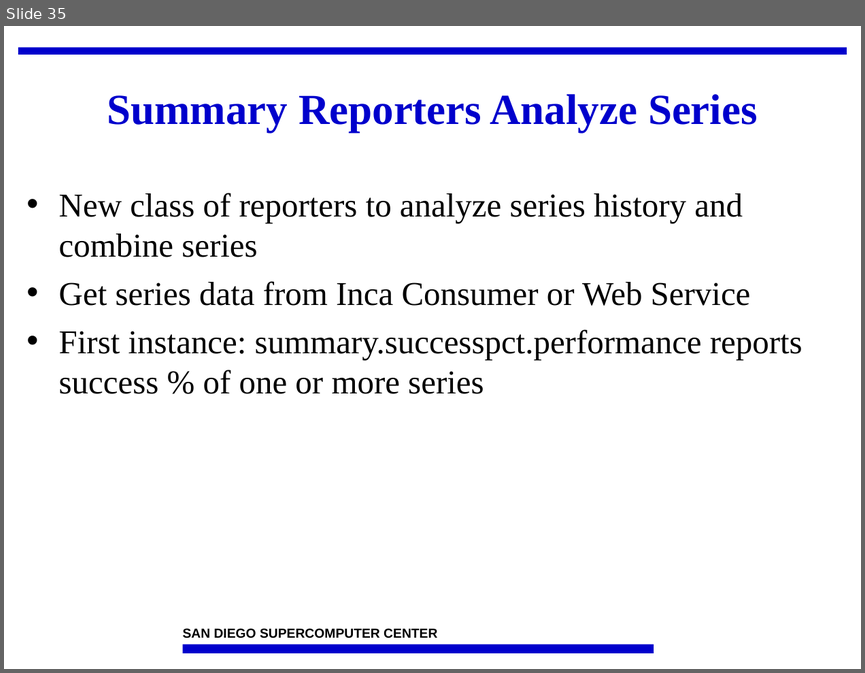
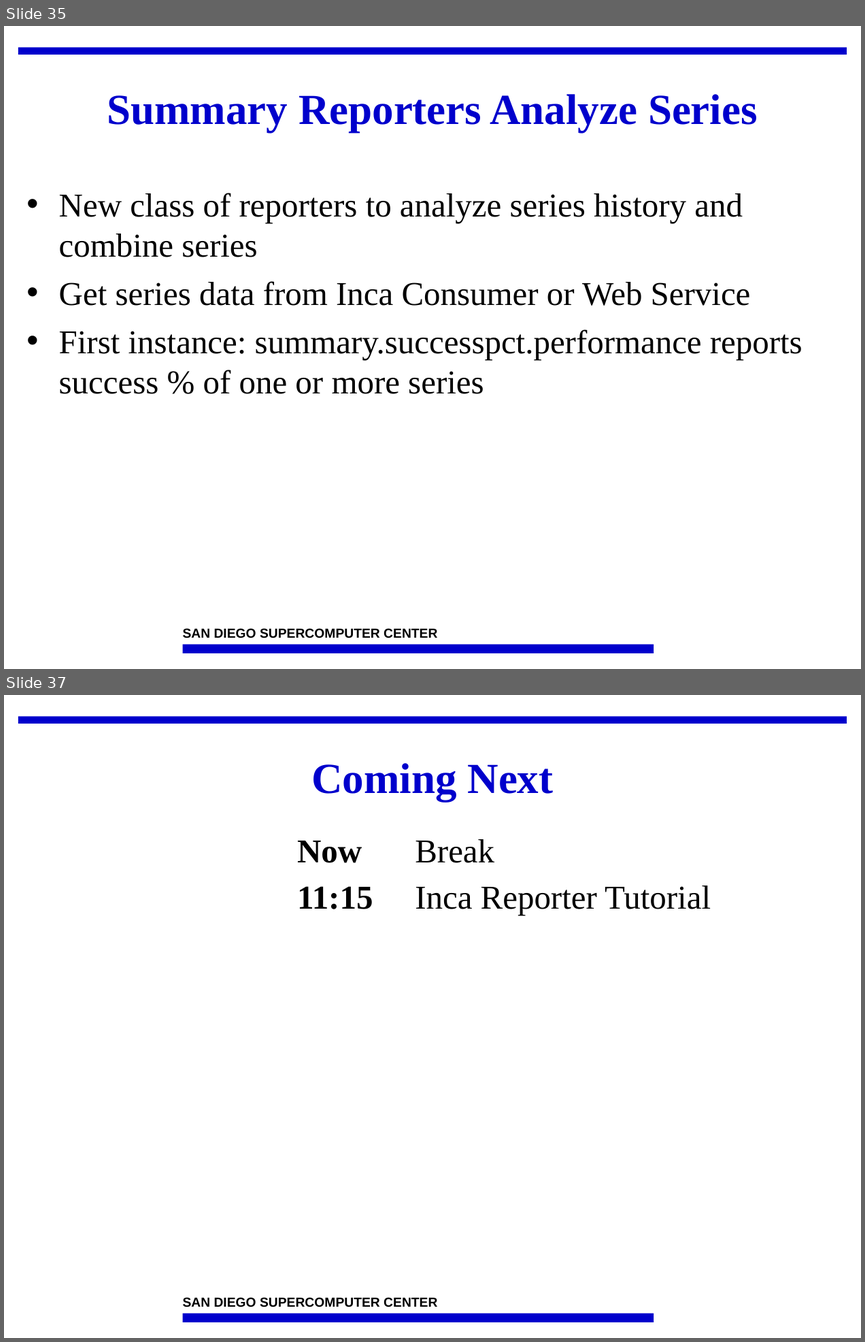
Before and after one commit to IncaProject/inca-xsede, a slide deck: talks/2008workshop/incaReporters.ppt. Shown one above the other, each under a label of ours: slide 35 before the commit, slides 35 and 37 after it; the slides between them are not shown. The pictures are 865x673 and 865x1342 pixels, drawn with LibreOffice and Linux fonts; fonts in the diff are those of the drawing; background and template pictures are left out. Boxes give left, top, right and bottom in pixels: in the first picture for what was removed or moved away, otherwise in the second. Text is boxed around its words. In the diff, an @@ line names an element or a change of style, - is before the commit and + after.

```diff
--- a/talks/2008workshop/incaReporters.ppt
+++ b/talks/2008workshop/incaReporters.ppt
@@ slide 37 added at (x1=4, y1=695, x2=861, y2=1338), background #FFFFFF; not listed: 3 template elements that a slide beside it also shows @@
@@ title added at (x1=311, y1=763, x2=553, y2=801), 36 pt, text #0000CC, bold @@
+Coming Next
@@ text added at (x1=297, y1=841, x2=711, y2=915), 28 pt, text #000000 @@
+Now Break
+11:15 Inca Reporter Tutorial
```
Also in this commit, not shown: 2 slides changed, 1 other file.
